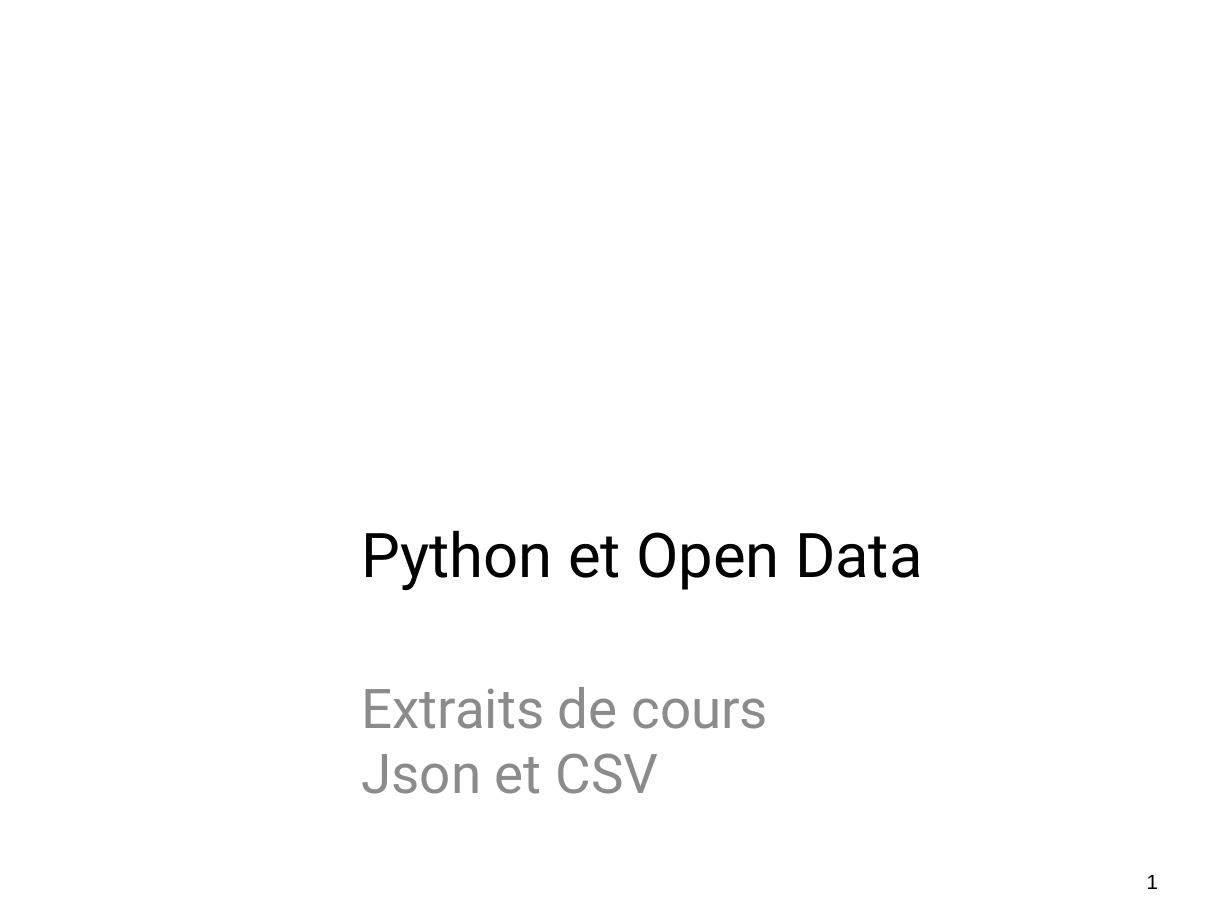
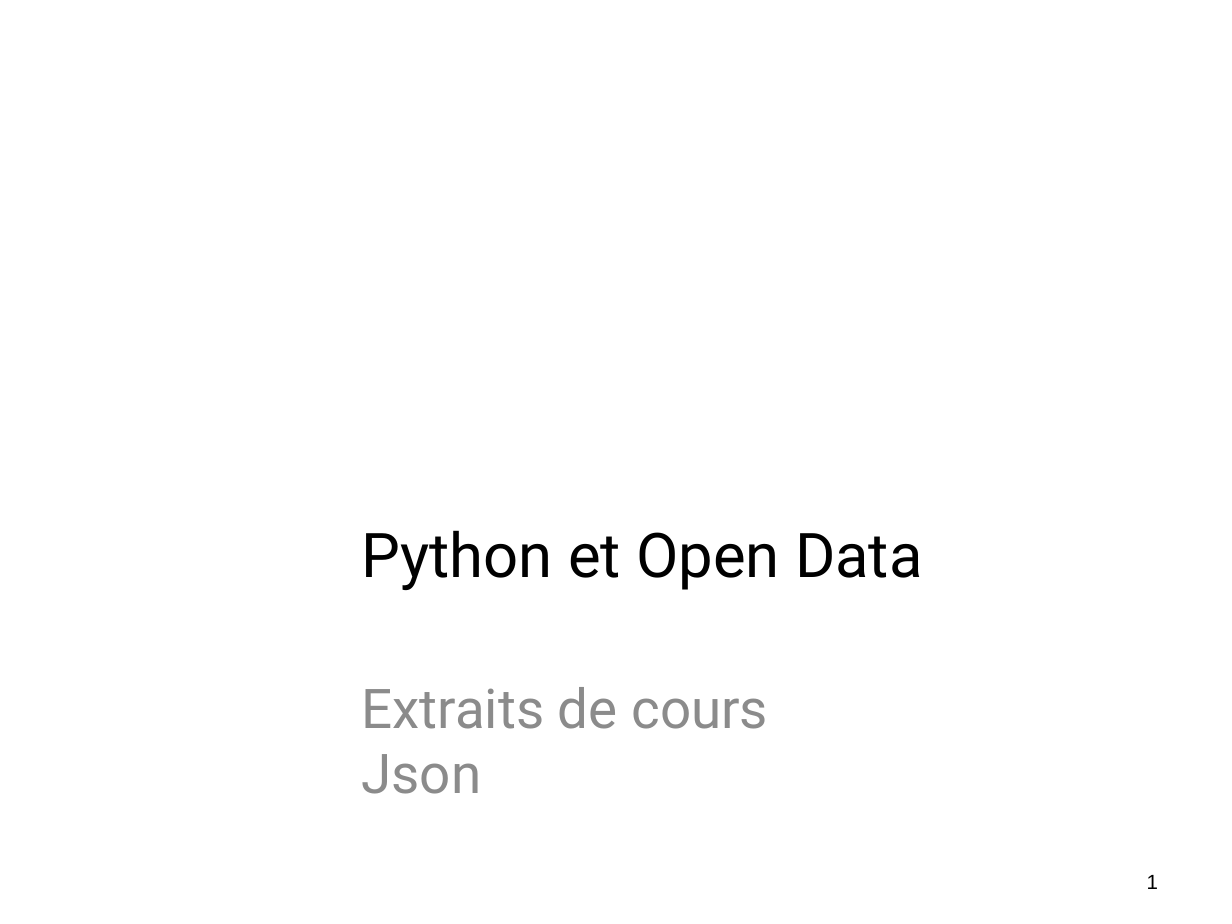
Before and after one commit to alemaitr/python_opendata_l2, a slide deck: slide 1 of cours3.pptx. Drawn at 1232x924 pixels with LibreOffice and Linux fonts; fonts in the diff are those of the drawing; background and template pictures are left out. Boxes give left, top, right and bottom in pixels: in the first picture for what was removed or moved away, otherwise in the second. Text is boxed around its words. In the diff, an @@ line names an element or a change of style, - is before the commit and + after.

Commit message:
MAJ Json

```diff
--- a/cours3.pptx
+++ b/cours3.pptx
@@ subtitle at (361,687,768,794): text changed @@
-Extraits de cours
-Json et CSV
+Extraits de cours
+Json
```
Also in this commit, not shown: 1 other slide changed, 1 slide removed.
